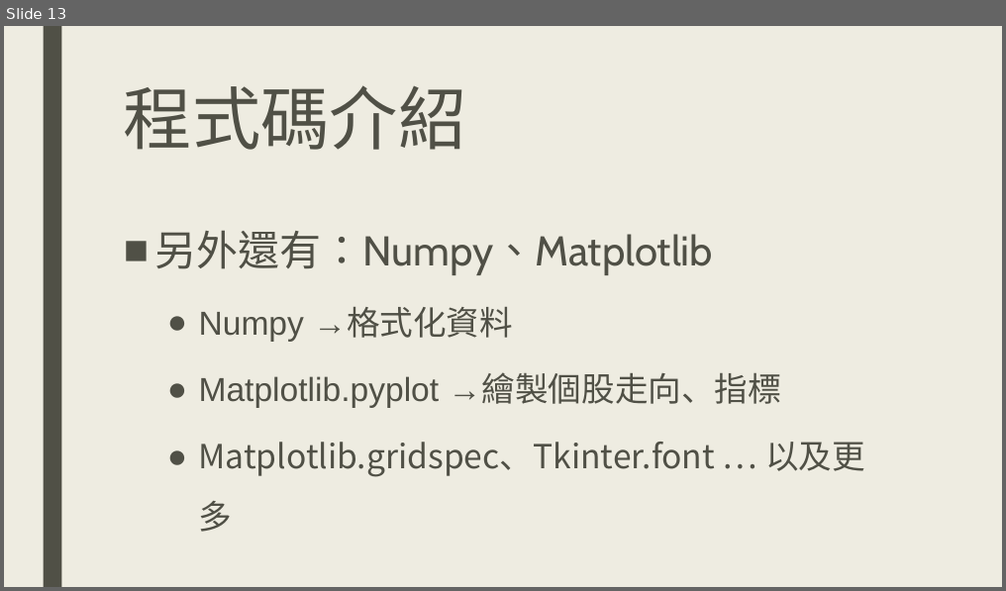
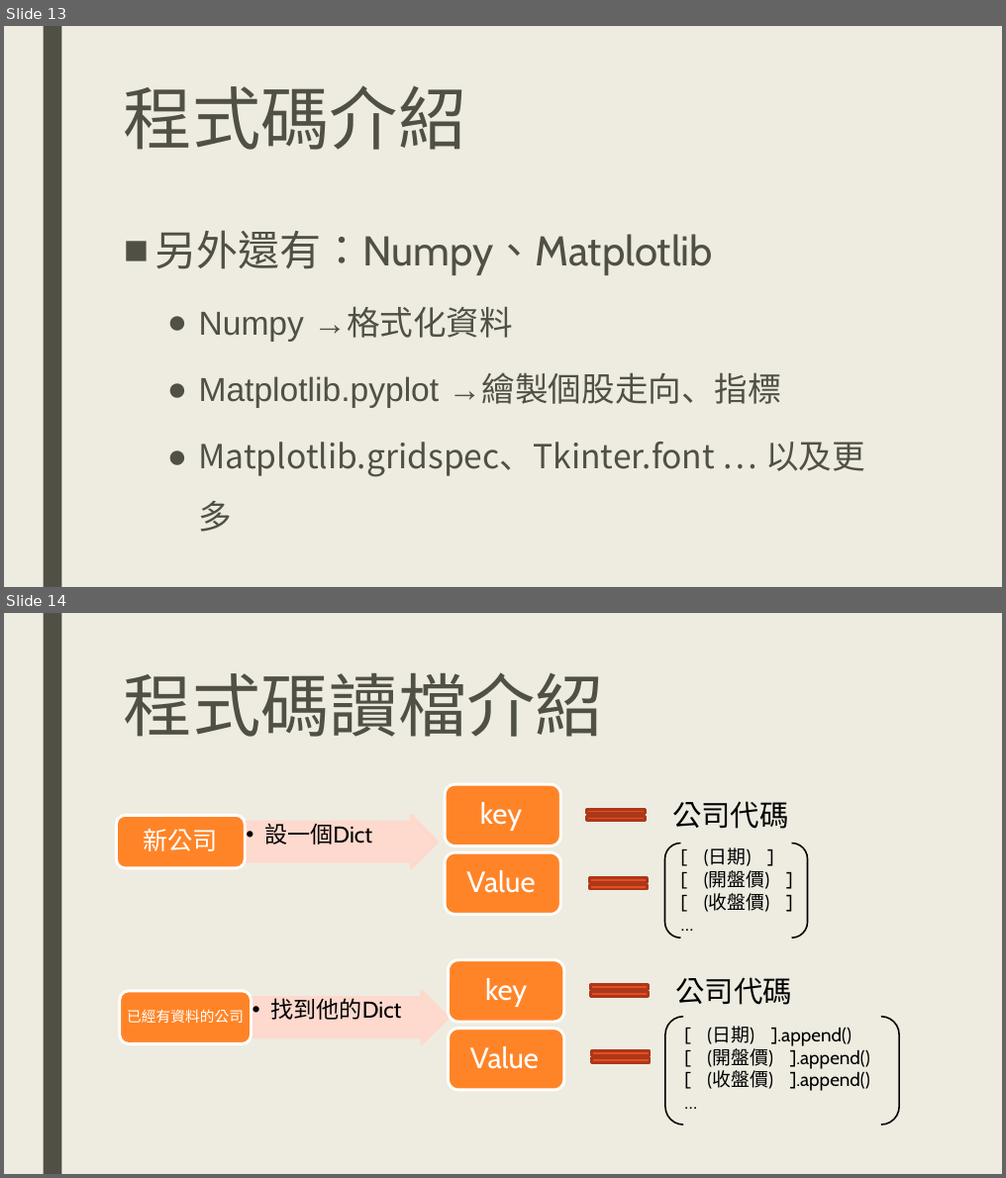
Before and after one commit to DanTsai0903/Stock-King-Project, a slide deck: 商管程式報告.pptx. Shown one above the other, each under a label of ours: slide 13 before the commit, slides 13 and 14 after it. The pictures are 1006x591 and 1006x1178 pixels, drawn with LibreOffice and Linux fonts; fonts in the diff are those of the drawing. Boxes give left, top, right and bottom in pixels: in the first picture for what was removed or moved away, otherwise in the second. Text is boxed around its words. In the diff, an @@ line names an element or a change of style, - is before the commit and + after.

```diff
--- a/商管程式報告.pptx
+++ b/商管程式報告.pptx
@@ slide 14 added at bbox=[4, 613, 1002, 1174], background #EEECE1; not listed: 1 template element that a slide beside it also shows @@
@@ title added at bbox=[124, 672, 604, 737], 66 pt, text #505046 @@
+程式碼讀檔介紹
@@ rounded rectangle added at bbox=[445, 784, 561, 846], fill #FF8427, outline #FFFFFF 2.75 pt @@
@@ text added at bbox=[480, 802, 522, 831], 28 pt, text #FFFFFF @@
+key
@@ math equal added at bbox=[576, 805, 655, 825], fill #E84C22, outline #AC3819 2.75 pt @@
@@ text added at bbox=[672, 801, 788, 829], 28 pt, text #000000 @@
+公司代碼
@@ group added at bbox=[116, 815, 439, 868]: 2 texts, 1 right arrow, 1 rounded rectangle @@
+  •• 設一個Dict
+新公司
@@ bracket pair added at bbox=[665, 844, 807, 939], outline #000000 1.5 pt @@
@@ text added at bbox=[704, 849, 770, 912], 18 pt, text #000000 @@
+[ (日期) ]
+[ (開盤價) ]
+[ (收盤價) ]
+…
@@ rounded rectangle added at bbox=[445, 853, 561, 914], fill #FF8427, outline #FFFFFF 2.75 pt @@
@@ text added at bbox=[466, 870, 535, 893], 28 pt, text #FFFFFF @@
+Value
@@ math equal added at bbox=[579, 874, 657, 894], fill #E84C22, outline #AC3819 2.75 pt @@
@@ rounded rectangle added at bbox=[448, 960, 564, 1022], fill #FF8427, outline #FFFFFF 2.75 pt @@
@@ text added at bbox=[485, 978, 527, 1007], 28 pt, text #FFFFFF @@
+key
@@ math equal added at bbox=[580, 981, 658, 1001], fill #E84C22, outline #AC3819 2.75 pt @@
@@ text added at bbox=[675, 977, 791, 1005], 28 pt, text #000000 @@
+公司代碼
@@ group added at bbox=[120, 991, 448, 1045]: 2 texts, 1 right arrow, 1 rounded rectangle @@
+  •• 找到他的Dict
+已經有資料的公司
@@ bracket pair added at bbox=[665, 1017, 899, 1125], outline #000000 1.5 pt @@
@@ text added at bbox=[707, 1026, 870, 1091], 18 pt, text #000000 @@
+[ (日期) ].append()
+[ (開盤價) ].append()
+[ (收盤價) ].append()
+…
@@ rounded rectangle added at bbox=[448, 1029, 564, 1090], fill #FF8427, outline #FFFFFF 2.75 pt @@
@@ text added at bbox=[470, 1047, 539, 1069], 28 pt, text #FFFFFF @@
+Value
@@ math equal added at bbox=[581, 1048, 659, 1066], fill #E84C22, outline #AC3819 2.75 pt @@
```
